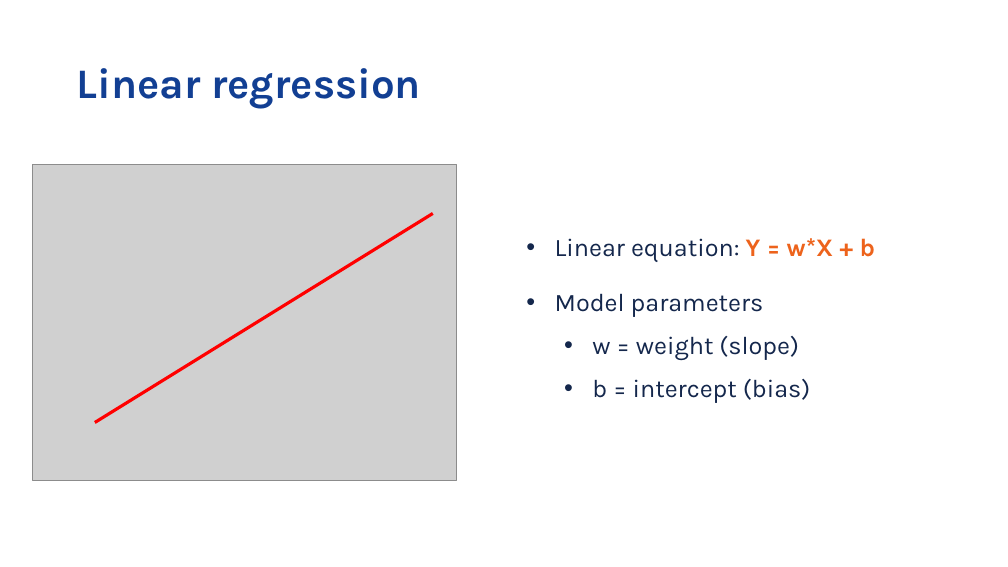
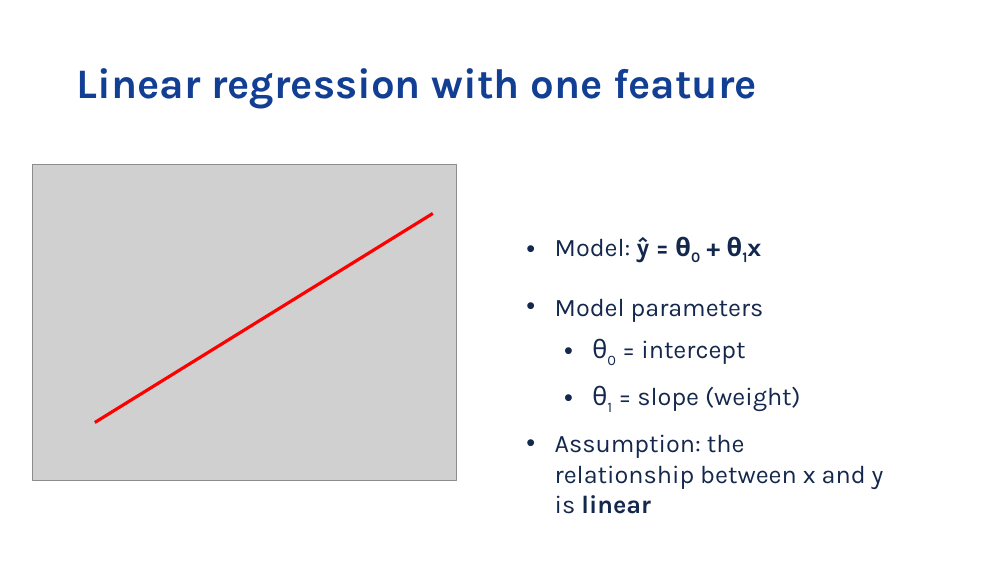
Before and after one commit to vib-training-conferences/machine-learning-and-deep-learning-fundamentals, a slide deck: slide 4 of docs/day-1-session-3-regression.pptx. Drawn at 1008x567 pixels with LibreOffice and Linux fonts; fonts in the diff are those of the drawing; grey boxes stand for pictures; background and template pictures are left out. Boxes give left, top, right and bottom in pixels: in the first picture for what was removed or moved away, otherwise in the second. Text is boxed around its words. In the diff, an @@ line names an element or a change of style, - is before the commit and + after.

```diff
--- a/docs/day-1-session-3-regression.pptx
+++ b/docs/day-1-session-3-regression.pptx
@@ title at <box>77,68,757,109</box>: text changed @@
-Linear regression
+Linear regression with one feature
@@ text at <box>555,237,650,263</box>: text changed; bold on @@
-• Linear equation: Y = w*X + b
+• Model: ŷ = θ0 + θ1x
@@ text at <box>555,340,884,514</box>: text changed @@
-  • w = weight (slope)
-  • b = intercept (bias)
+  • θ0 = intercept
+  • θ1 = slope (weight)
+• Assumption: the relationship between x and y is linear
```
Also in this commit, not shown: 18 other slides changed, 18 slides added, 8 slides removed, 13 other files.
